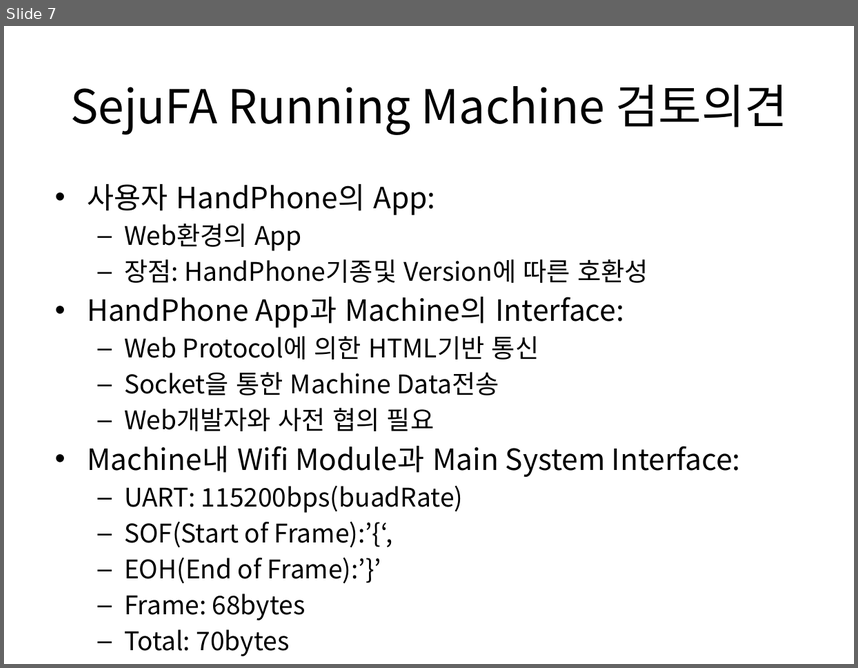
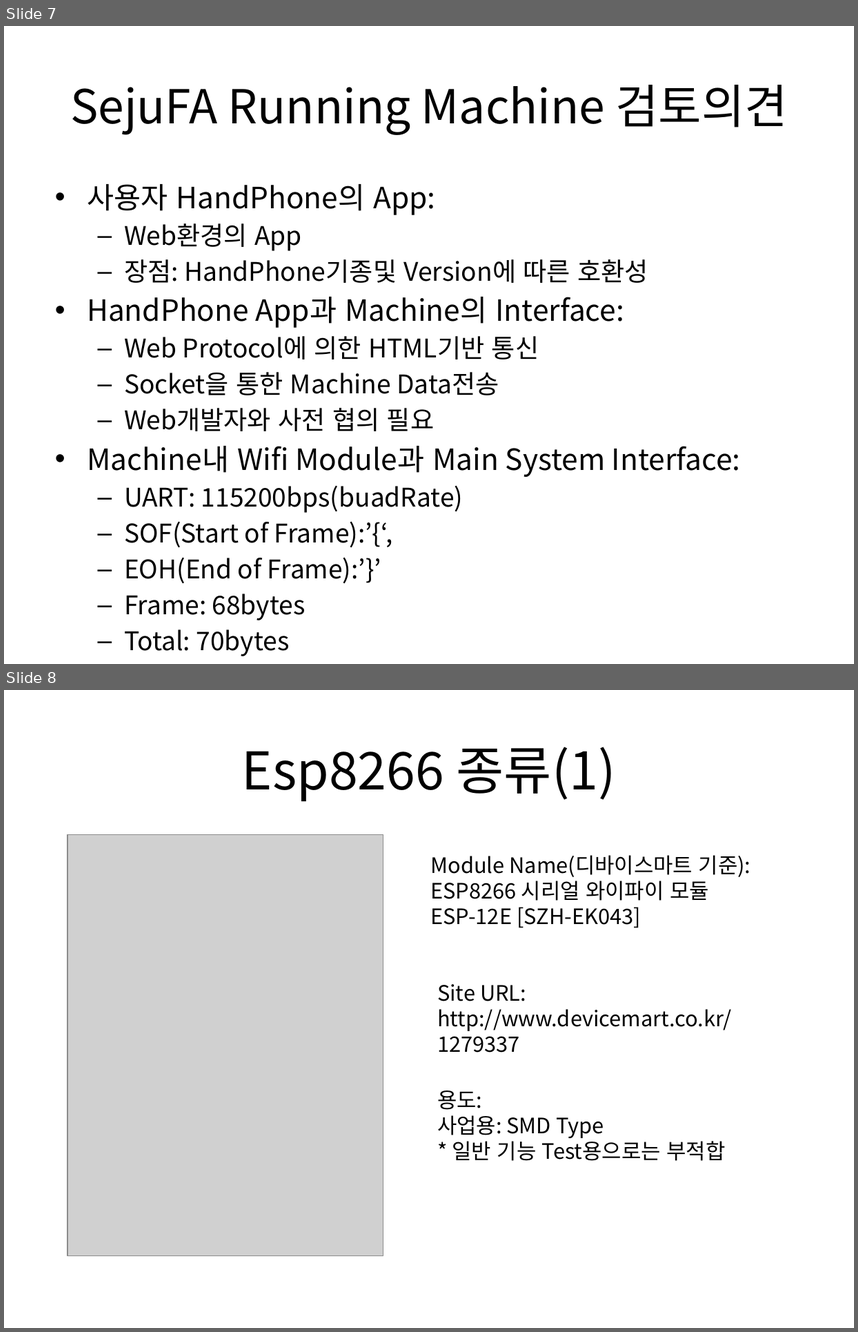
Before and after one commit to ihong9059/esp8266, a slide deck: 세주Project/세주FA.pptx. Shown one above the other, each under a label of ours: slide 7 before the commit, slides 7 and 8 after it. The pictures are 858x668 and 858x1332 pixels, drawn with LibreOffice and Linux fonts; fonts in the diff are those of the drawing; grey boxes stand for pictures. Boxes give left, top, right and bottom in pixels: in the first picture for what was removed or moved away, otherwise in the second. Text is boxed around its words. In the diff, an @@ line names an element or a change of style, - is before the commit and + after.

```diff
--- a/세주Project/세주FA.pptx
+++ b/세주Project/세주FA.pptx
@@ slide 8 added at (4,690,854,1328), background #FFFFFF @@
@@ title added at (242,747,616,802), 44 pt, text #000000 @@
+Esp8266 종류(1)
@@ picture added at (67,834,383,1255) @@
@@ text added at (430,855,751,928), 18 pt, text #000000 @@
+Module Name(디바이스마트 기준):
+ESP8266 시리얼 와이파이 모듈 ESP-12E [SZH-EK043]
@@ text added at (437,984,731,1052), 18 pt, text #000000 @@
+Site URL:
+http://www.devicemart.co.kr/1279337
@@ text added at (437,1090,726,1161), 18 pt, text #000000 @@
+용도:
+사업용: SMD Type
+* 일반 기능 Test용으로는 부적합
```
Also in this commit, not shown: 6 other slides added, 15 other files.
